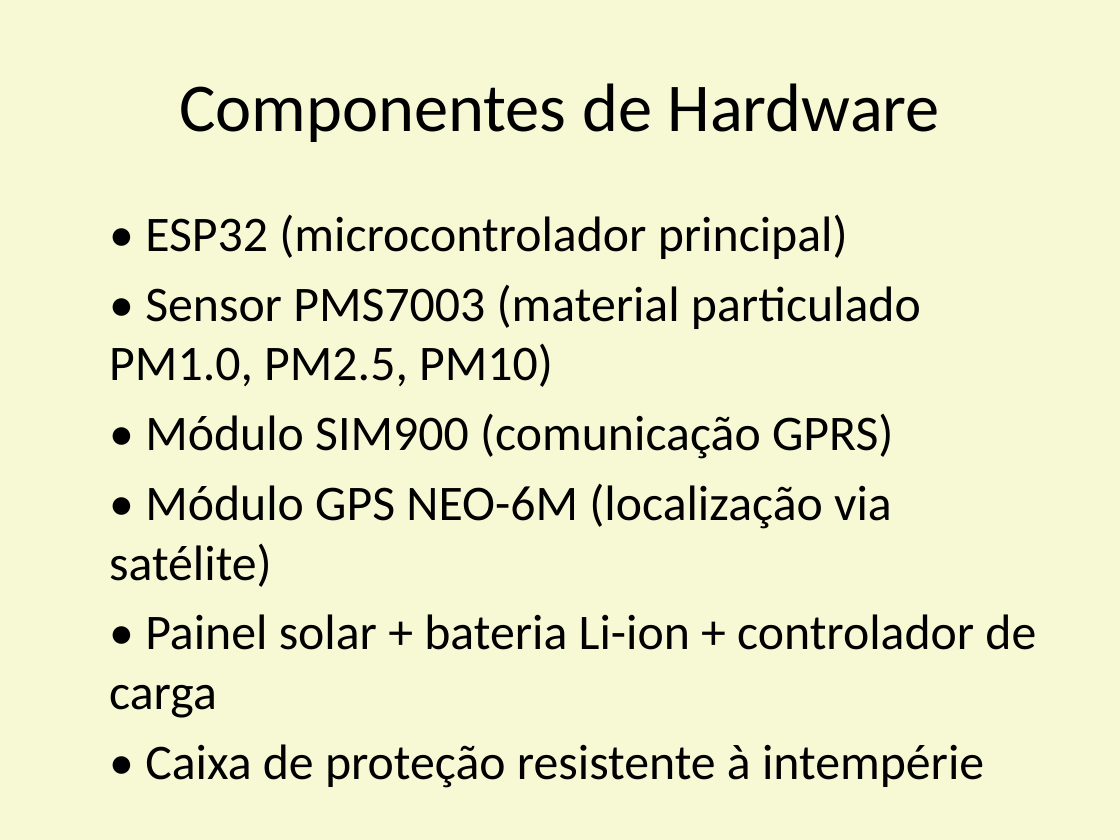
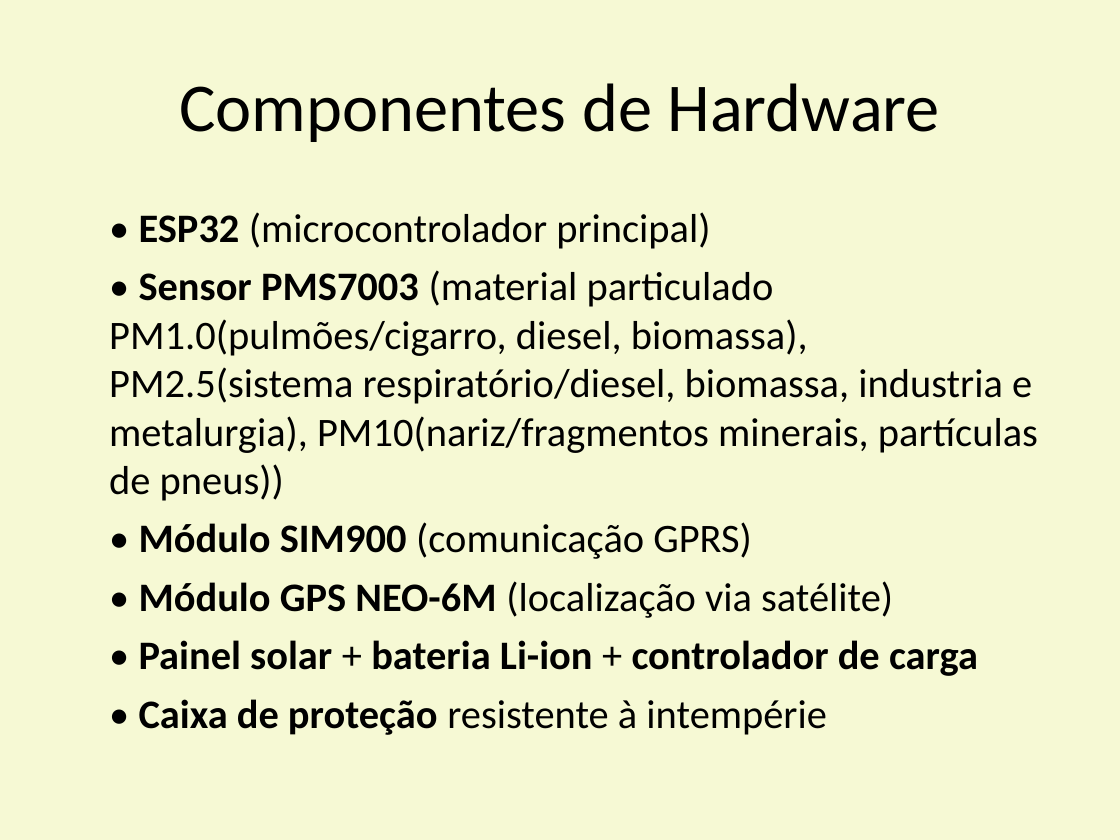
Before and after one commit to alenior/IFCE, a slide deck: slide 3 of P7/PROJETO INTEGRADOR EM TELEMÁTICA/Apresentacao_Monitoramento_Qualidade_Ar_IFCE.odp. Drawn at 1120x840 pixels with LibreOffice and Linux fonts; fonts in the diff are those of the drawing. Boxes give left, top, right and bottom in pixels: in the first picture for what was removed or moved away, otherwise in the second. Text is boxed around its words. In the diff, an @@ line names an element or a change of style, - is before the commit and + after.

```diff
--- a/P7/PROJETO INTEGRADOR EM TELEMÁTICA/Apresentacao_Monitoramento_Qualidade_Ar_IFCE.odp
+++ b/P7/PROJETO INTEGRADOR EM TELEMÁTICA/Apresentacao_Monitoramento_Qualidade_Ar_IFCE.odp
@@ text at [139, 212, 978, 735]: size 32 to 26 pt in "• ESP32 (microcontrolador principal)", "• Módulo SIM900 (comunicação GPRS)", "• Módulo GPS NEO-6M (localização via satélite)", "• Painel solar + bateria Li-ion + ..." and 1 more places; bold on in "ESP32", "Módulo SIM900", "Módulo GPS NEO-6M", "Painel solar bateria Li-ion controlador de carga" and 1 more places @@
@@ text at [109, 270, 1038, 501]: text changed; size 32 to 26 pt @@
-• Sensor PMS7003 (material particulado PM1.0, PM2.5, PM10)
+• Sensor PMS7003 (material particulado PM1.0(pulmões/cigarro, diesel, biomassa), PM2.5(sistema respiratório/diesel, biomassa, industria e metalurgia), PM10(nariz/fragmentos minerais, partículas de pneus))
```
Also in this commit, not shown: 3 other slides changed, 1 other file.
